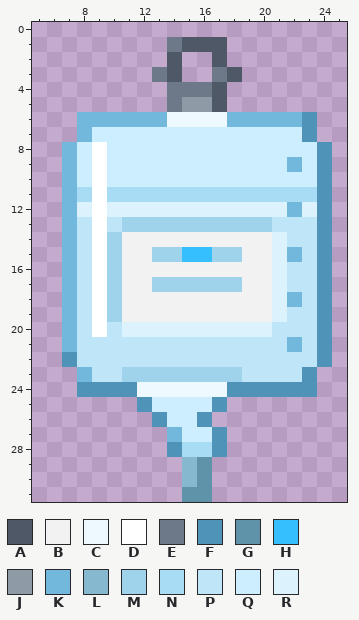
Pixel-art file: src/media/photos/sprites/shop/iv_bag.aseprite. That is the earlier state.
32x32 pixels, 1 frame. Shown: x 5..25, y 0..31.
Palette (. is transparent): A #4f5866  B #f2f2f2  C #eef9ff  D #ffffff  E #6d7889  F #4f93b8  G #5f93aa  H #36bfff  J #8f9aa7  K #72b8dc  L #86b9cf  M #9fd3ec  N #a8dcf5  P #bfe6f8  Q #cdeeff  R #dcf2fc
Pixels before, first column x 7:
 1 .......EAAA.......
 2 .......A..A.......
 3 ......EA..EA......
 4 .......EEEA.......
 5 .......EJJA.......
 6 .KKKKKKCCCCKKKKKF.
 7 .KQQQQQQQQQQQQQQF.
 8 KQDQQQQQQQQQQQQQQF
 9 KQDQQQQQQQQQQQQKQF
10 KQDQQQQQQQQQQQQQQF
11 KNDNNNNNNNNNNNNNNF
12 KRDRRRRRRRRRRRRKRF
13 KPDPMMMMMMMMMMPPPF
14 KPDMBBBBBBBBBBRPPF
15 KPDMBBMMHHMMBBRKPF
16 KPDMBBBBBBBBBBRPPF
17 KPDMBBMMMMMMBBRPPF
18 KPDMBBBBBBBBBBRKPF
19 KPDMBBBBBBBBBBRPPF
20 KPDPRRRRRRRRRRPPPF
21 KPPPPPPPPPPPPPPKPF
22 FPPPPPPPPPPPPPPPPF
23 .KPPMMMMMMMMPPPPF.
24 .FFFFCCCCCCFFFFFF.
25 .....FQQQQF.......
26 ......FQQF........
27 .......KQQF.......
28 .......FNNF.......
29 ........LG........
30 ........LG........
31 ........GG........
The result:
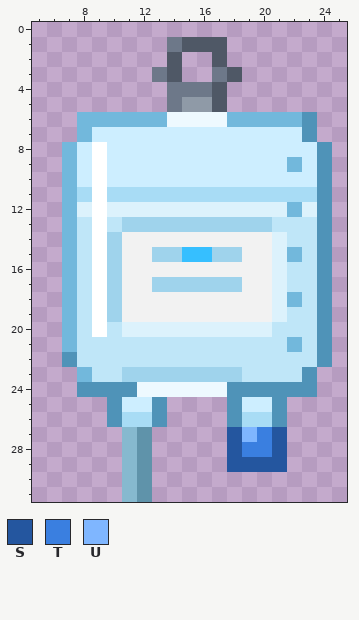
Colours new in this view: S #24569f  T #3a7fe0  U #7fb6ff
Changes in this commit:
y 25: x 10..21 ..FQQQQF.... -> FQQF....FQQF
y 26: x 10..12 ... -> FNN; x 14..16 QQF -> ...; x 18..21 .... -> FNNF
y 27: x 11..12 .. -> LG; x 14..21 KQQF.... -> ....SUTS
y 28: x 11..12 .. -> LG; x 14..21 FNNF.... -> ....STTS
y 29: x 11..12 .. -> LG; x 15..16 LG -> ..; x 18..21 .... -> SSSS
y 30: x 11..12 .. -> LG; x 15..16 LG -> ..
y 31: x 11..12 .. -> LG; x 15..16 GG -> ..
